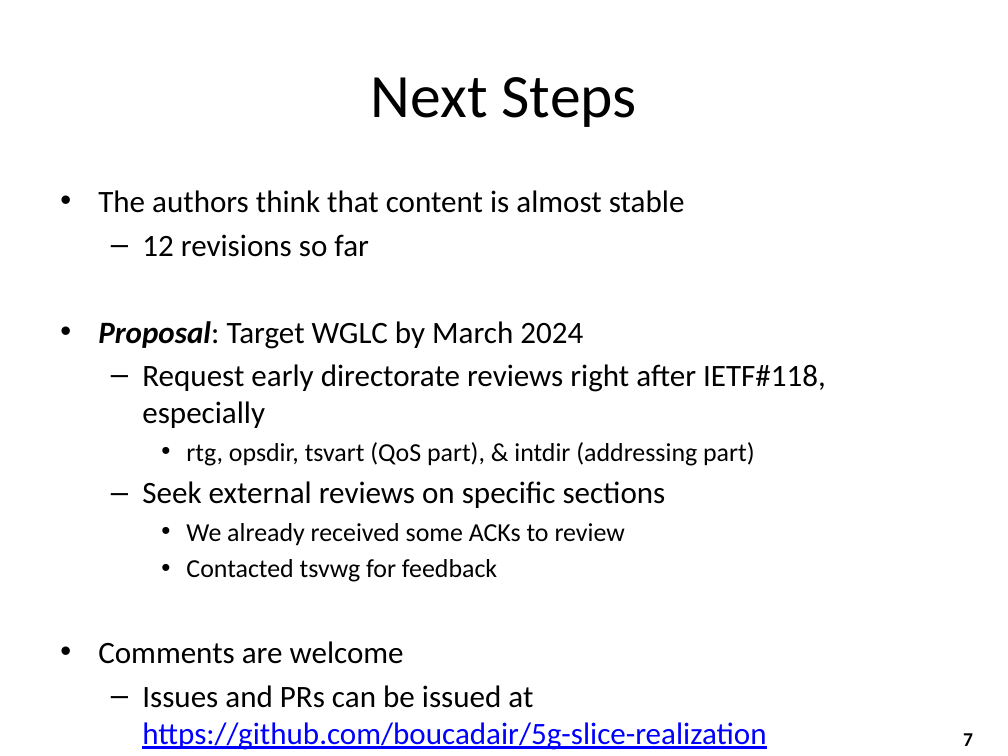
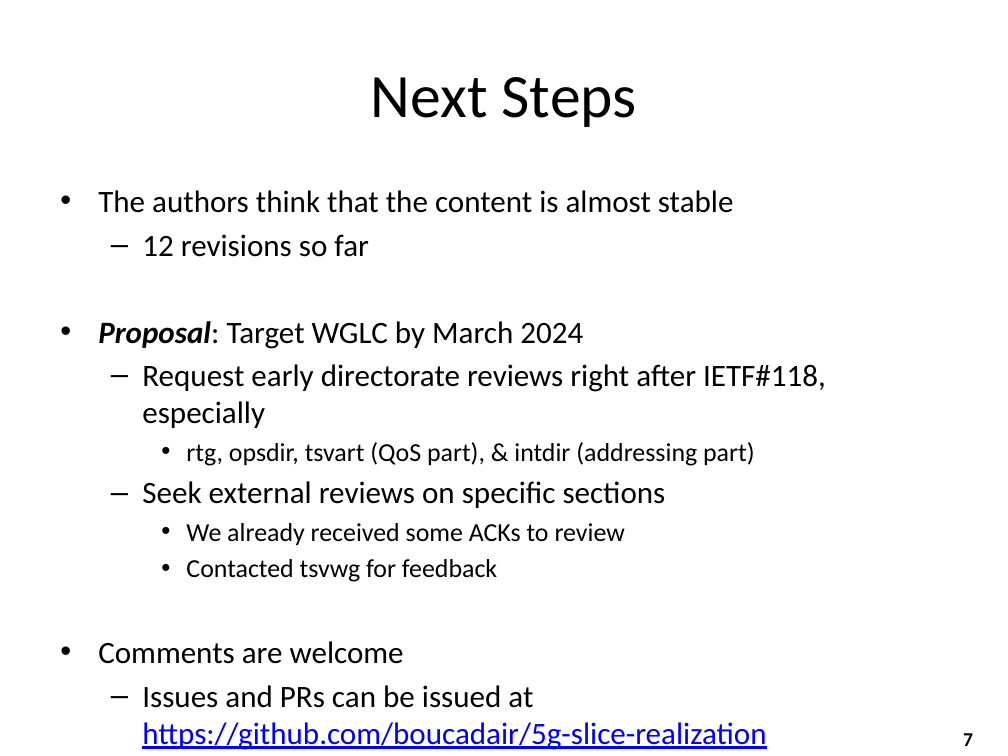
Before and after one commit to boucadair/5g-slice-realization, a slide deck: slide 7 of prez/IETF118/draft-ietf-teas-5g-ip-mpls.pptx. Drawn at 1008x756 pixels with LibreOffice and Linux fonts; fonts in the diff are those of the drawing. Boxes give left, top, right and bottom in pixels: in the first picture for what was removed or moved away, otherwise in the second. Text is boxed around its words. In the diff, an @@ line names an element or a change of style, - is before the commit and + after.

```diff
--- a/prez/IETF118/draft-ietf-teas-5g-ip-mpls.pptx
+++ b/prez/IETF118/draft-ietf-teas-5g-ip-mpls.pptx
@@ text at <box>98,190,734,213</box>: text changed @@
-• The authors think that content is almost stable
+• The authors think that the content is almost stable
```
Also in this commit, not shown: 2 other slides changed, 1 other file.
